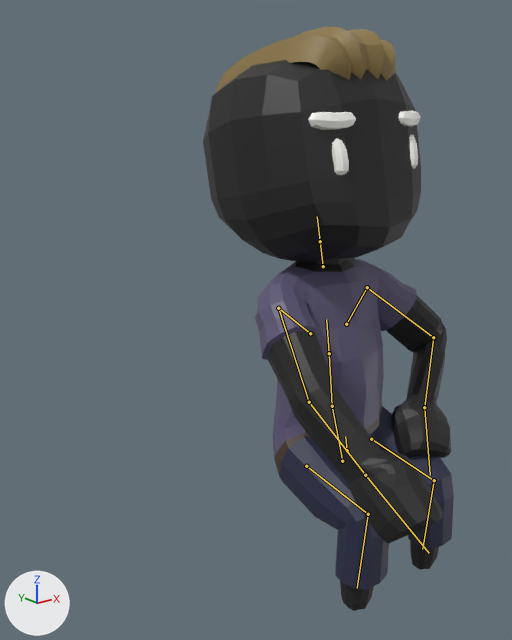
What one commit did to the glTF model assets/models/Casual2_Male.gltf.
The view is the same before and after, from a camera (50 mm lens) standing at (-2.59, -2.04, 2.5) and looking at (-0.52, 0.54, 1.46). The axes (+X, +Y, +Z) are drawn at lower left. The lights are the same throughout. The older version comes first. Both versions are drawn at frame 0 of the action 'StandUp'; the numbers are the values there. The bones that change, and the others that lie on the model, are drawn over the model as lines.

Names of what the first picture shows: 'Body'.
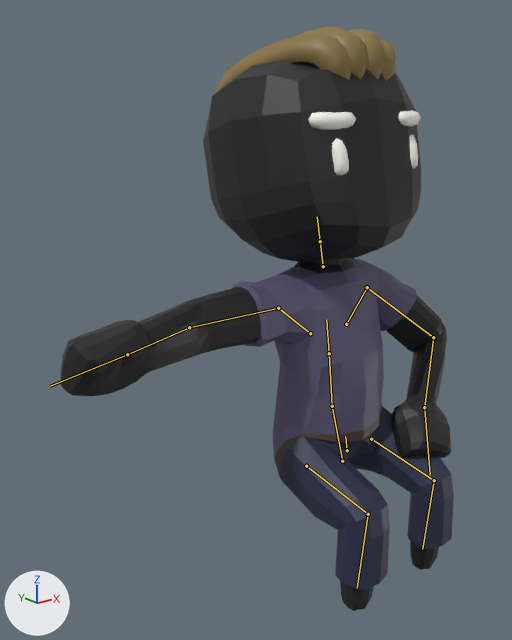
Boxes [x1, y1, x2, y2] around the edits, measured in the pictures (512 x 640 px):
'Body', posed (56% wider)
    before: [203, 27, 454, 611]
    after: [61, 27, 454, 611]
bone 'UpperArm.R', root to tip
    before: (278, 308) to (309, 402)
    after: (278, 308) to (189, 327)

The change in detail:
Bone 'UpperArm.R' (bone_upperarm_r) turns from (-58, 5, 60) to (0, 0, 0) degrees about its own x, y and z.
